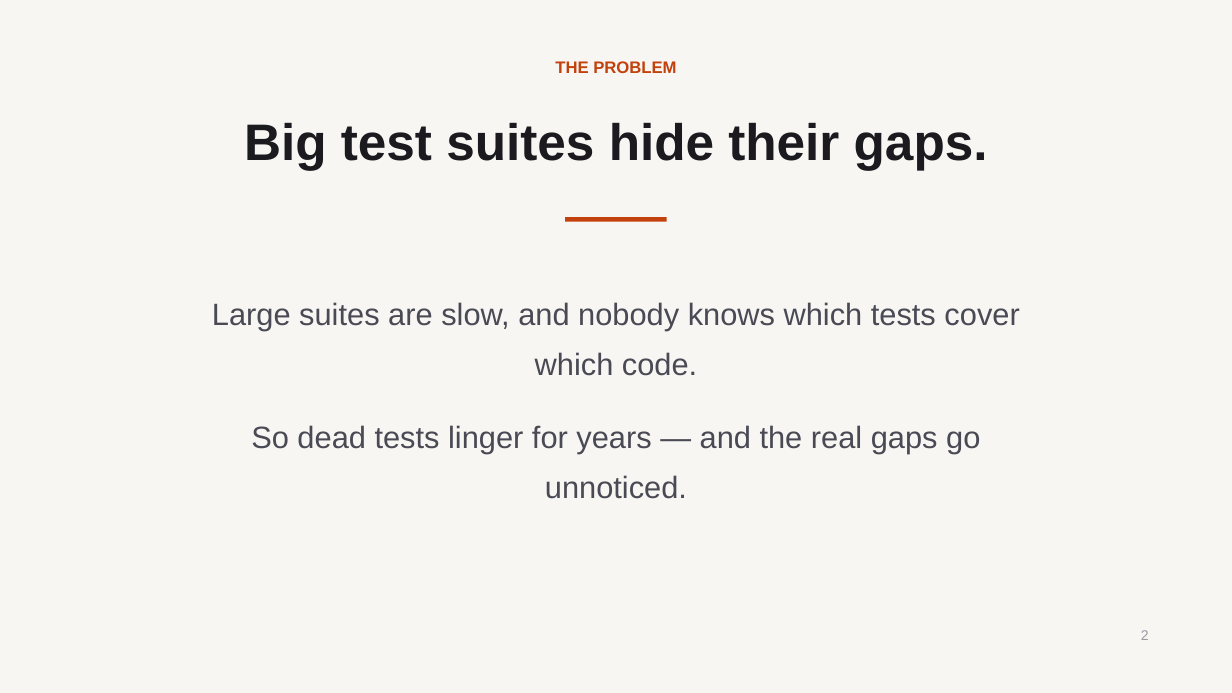
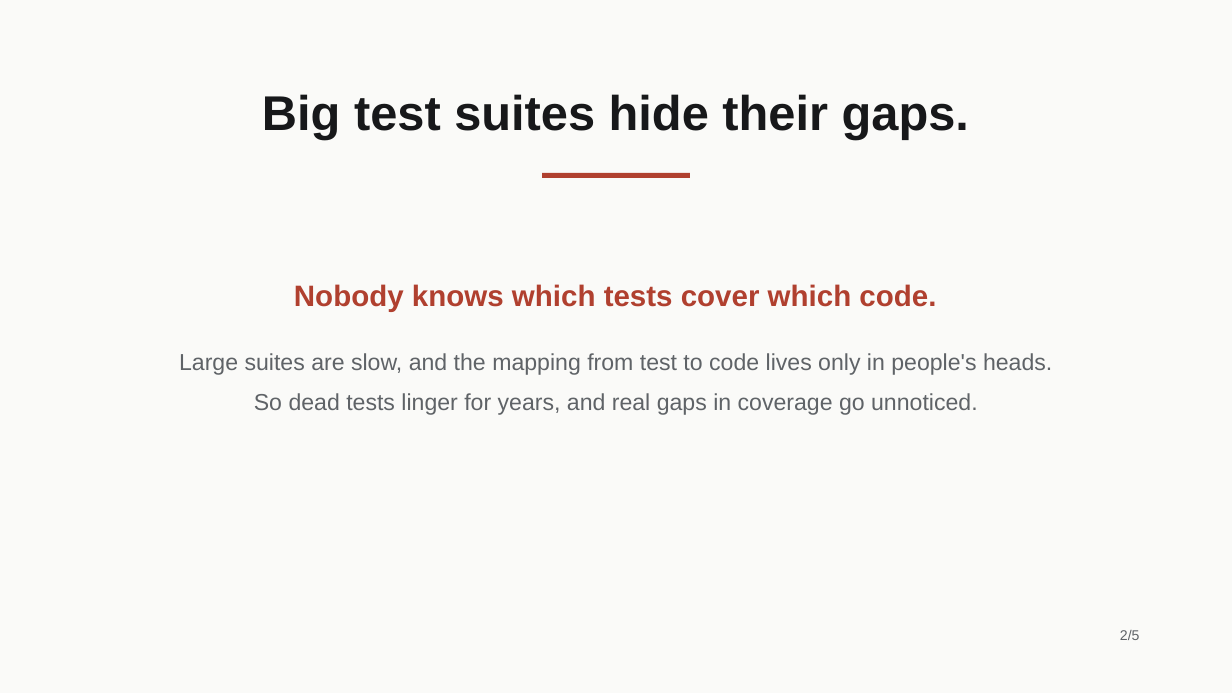
Before and after one commit to HrudithL/whetstone, a slide deck: slide 2 of harness/out/pptx/pitch_deck/cold/deck.pptx. Drawn at 1232x693 pixels with LibreOffice and Linux fonts; fonts in the diff are those of the drawing. Boxes give left, top, right and bottom in pixels: in the first picture for what was removed or moved away, otherwise in the second. Text is boxed around its words. In the diff, an @@ line names an element or a change of style, - is before the commit and + after.

```diff
--- a/harness/out/pptx/pitch_deck/cold/deck.pptx
+++ b/harness/out/pptx/pitch_deck/cold/deck.pptx
@@ rectangle at <box>0,0,1232,693</box>: fill #F7F6F3 to #FAFAF8 @@
@@ text "Big test suites hide their ...": place and size @@
-text "Big test suites hide their ..." at <box>244,122,988,170</box>
+text "Big test suites hide their ..." at <box>262,94,969,139</box>
@@ text "Big test suites hide their ..." at <box>262,94,969,139</box>: size 40 to 38 pt, text colour #1A1A1F to #17181A; line spacing 1.1 to 1.05 @@
@@ text removed at <box>555,61,676,73</box> @@
-THE PROBLEM
@@ rectangle: place and size @@
-rectangle at <box>566,217,667,222</box>
+rectangle at <box>543,173,690,178</box>
@@ rectangle at <box>543,173,690,178</box>: fill #C2410C to #B0402F @@
@@ text at <box>179,284,1052,415</box>: text changed; size 24 to 18 pt; text colour #4A4A55 to #5F6367 @@
-Large suites are slow, and nobody knows which tests cover which code.
-So dead tests linger for years — and the real gaps go unnoticed.
+Nobody knows which tests cover which code.
+Large suites are slow, and the mapping from test to code lives only in people's heads. So dead tests linger for years, and real gaps in coverage go unnoticed.
@@ text at <box>1120,630,1140,640</box>: text changed; text colour #9A9AA4 to #5F6367 @@
-2
+2/5
```
Also in this commit, not shown: 4 other slides changed, 33 other files.
